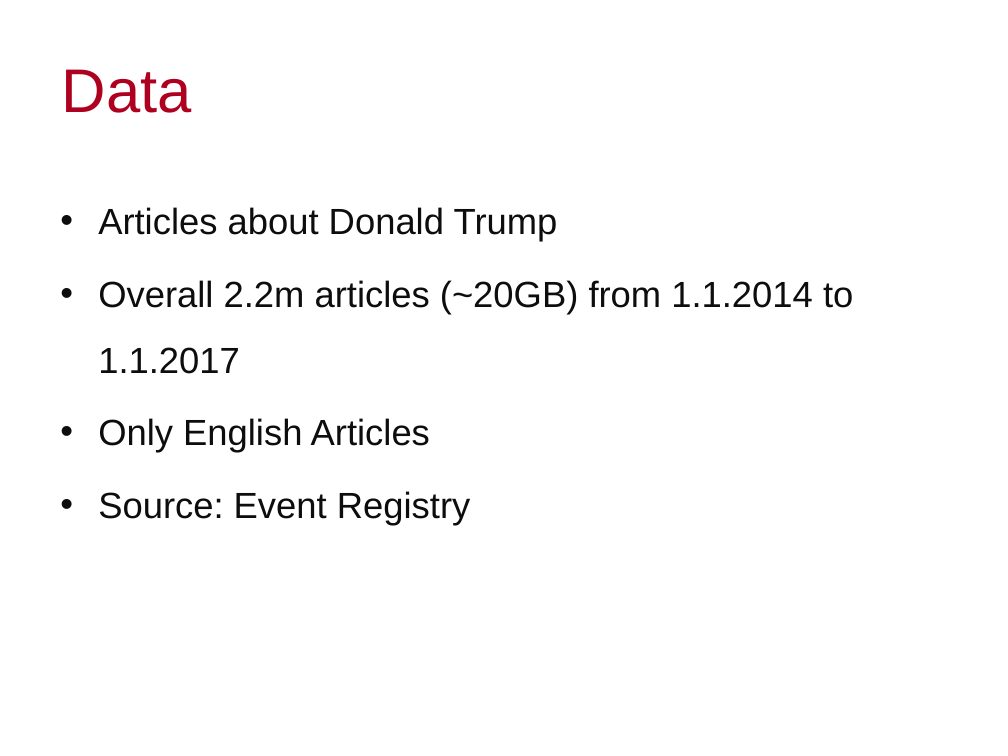
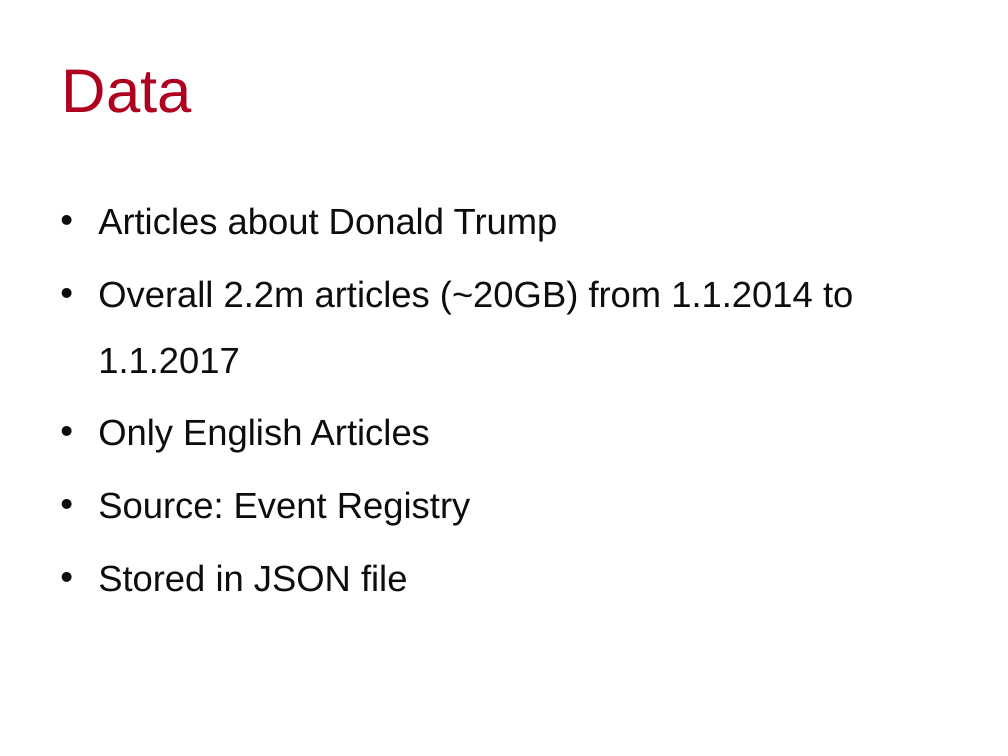
Before and after one commit to Zala/textMining, a slide deck: slide 2 of Presentation.pptx. Drawn at 1008x756 pixels with LibreOffice and Linux fonts; fonts in the diff are those of the drawing; background and template pictures are left out. Boxes give left, top, right and bottom in pixels: in the first picture for what was removed or moved away, otherwise in the second. Text is boxed around its words. In the diff, an @@ line names an element or a change of style, - is before the commit and + after.

```diff
--- a/Presentation.pptx
+++ b/Presentation.pptx
@@ text at bbox=[98, 564, 407, 592]: paragraph added @@
+• Stored in JSON file
```
Also in this commit, not shown: 4 other slides changed.
